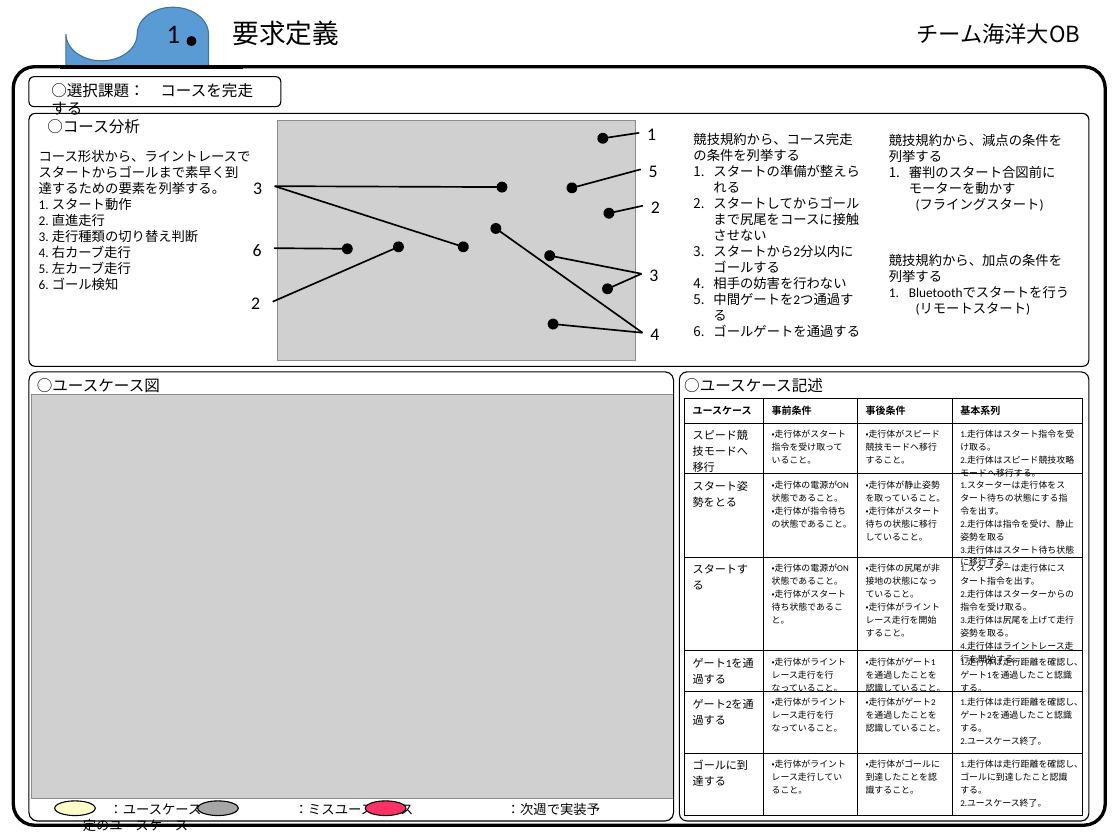
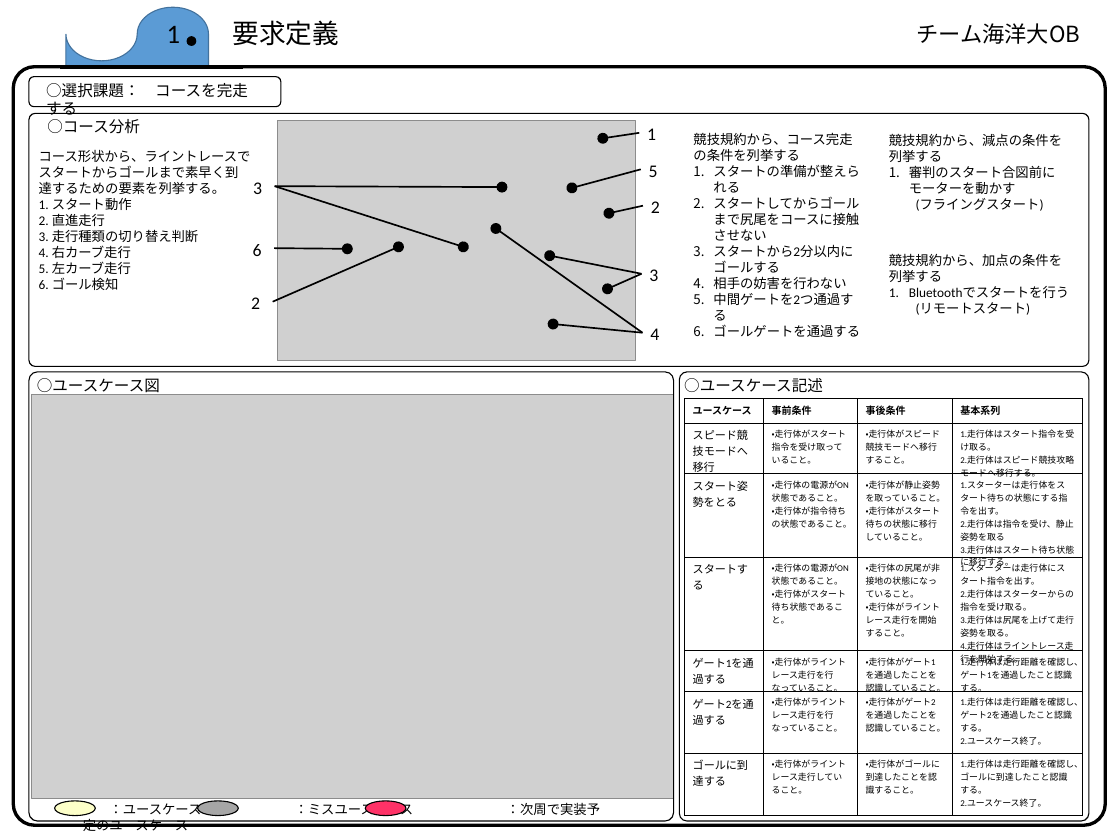
Before and after one commit to the-wizard-of-oz/ET_RoboCon_2017, a slide deck: slide 2 of 提出用シート.pptx. Drawn at 1120x840 pixels with LibreOffice and Linux fonts; fonts in the diff are those of the drawing; grey boxes stand for pictures. Boxes give left, top, right and bottom in pixels: in the first picture for what was removed or moved away, otherwise in the second. Text is boxed around its words. In the diff, an @@ line names an element or a change of style, - is before the commit and + after.

```diff
--- a/提出用シート.pptx
+++ b/提出用シート.pptx
@@ text "○選択課題： コースを完走する" rewrapped from <box>39,83,253,194</box> to <box>46,83,248,120</box> @@
@@ text at <box>83,615,937,831</box>: text changed @@
-：ユースケース ：ミスユースケース ：次週で実装予定のユースケース
+：ユースケース ：ミスユースケース ：次周で実装予定のユースケース
```
Also in this commit, not shown: 2 other slides changed.
